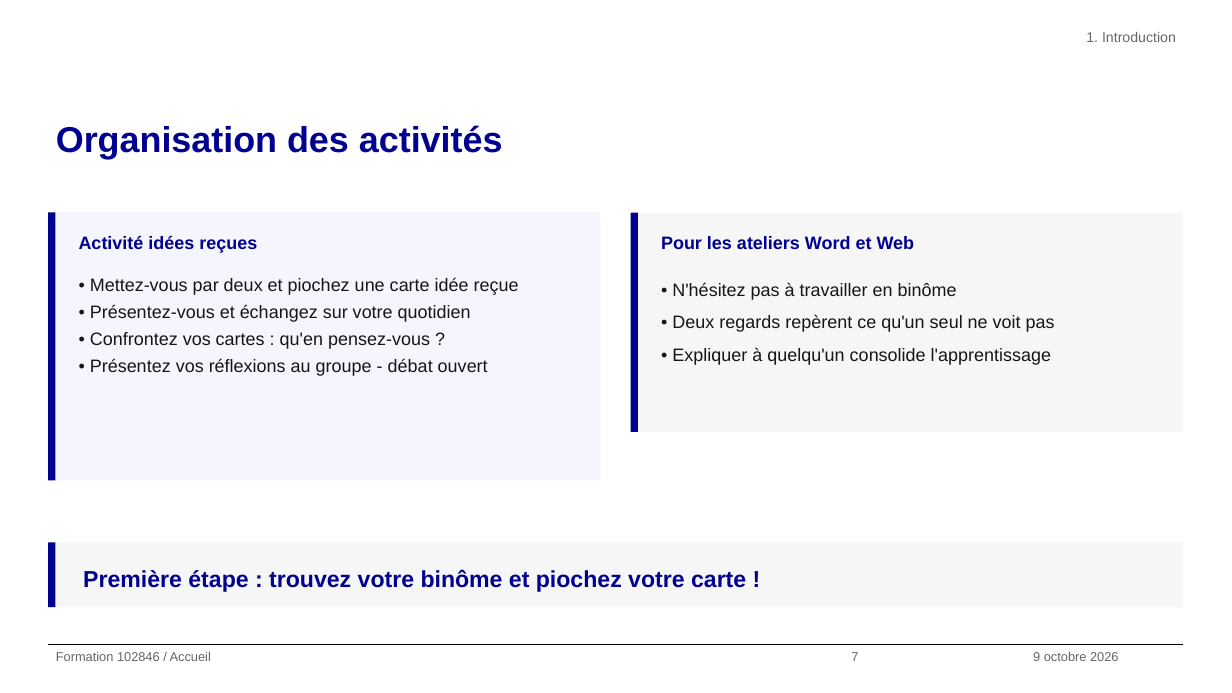
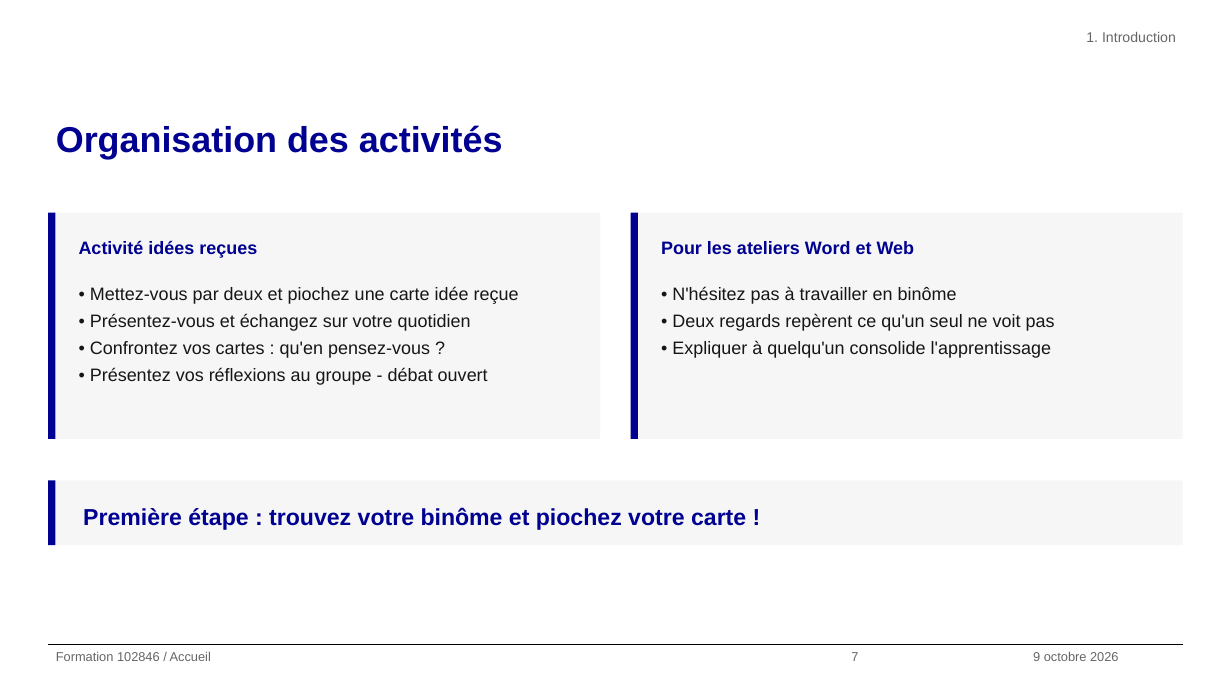
Before and after one commit to alexandra-guiderdoni/usine-fabrication-igpde-102846-ay11, a slide deck: slide 7 of livrables-IGPDE-2026-102846/Formateur/support-formation-102846-2026-IGPDE.pptx. Drawn at 1232x693 pixels with LibreOffice and Linux fonts; fonts in the diff are those of the drawing; background and template pictures are left out. Boxes give left, top, right and bottom in pixels: in the first picture for what was removed or moved away, otherwise in the second. Text is boxed around its words. In the diff, an @@ line names an element or a change of style, - is before the commit and + after.

Commit message:
Deck : révision de la première partie

```diff
--- a/livrables-IGPDE-2026-102846/Formateur/support-formation-102846-2026-IGPDE.pptx
+++ b/livrables-IGPDE-2026-102846/Formateur/support-formation-102846-2026-IGPDE.pptx
@@ rectangle: place and size @@
-rectangle at <box>48,213,55,481</box>
+rectangle at <box>48,213,55,439</box>
@@ rectangle: place and size @@
-rectangle at <box>55,213,600,481</box>
+rectangle at <box>55,213,600,439</box>
@@ rectangle at <box>55,213,600,439</box>: fill #F5F5FE to #F6F6F6 @@
@@ text "Activité idées reçues": place and size @@
-text "Activité idées reçues" at <box>79,235,257,253</box>
+text "Activité idées reçues" at <box>79,240,257,258</box>
@@ rectangle: place and size @@
-rectangle at <box>630,213,638,433</box>
+rectangle at <box>630,213,638,439</box>
@@ rectangle: place and size @@
-rectangle at <box>638,213,1182,433</box>
+rectangle at <box>638,213,1182,439</box>
@@ text "Pour les ateliers Word et ...": place and size @@
-text "Pour les ateliers Word et ..." at <box>661,236,915,249</box>
+text "Pour les ateliers Word et ..." at <box>661,241,915,254</box>
@@ text "• Mettez-vous par deux et ...": place and size @@
-text "• Mettez-vous par deux et ..." at <box>90,277,519,376</box>
+text "• Mettez-vous par deux et ..." at <box>90,286,519,385</box>
@@ text "• N'hésitez pas à travailler ..." at <box>672,286,1055,358</box>: line spacing 1.5 to 1.25 @@
@@ 2 rectangles, 1 text: place and size @@
-2 rectangles, 1 text at <box>48,543,1183,607</box>
+2 rectangles, 1 text at <box>48,481,1183,545</box>
```
Also in this commit, not shown: 60 other slides changed, 1 slide added, 1 slide removed, 52 other files.
